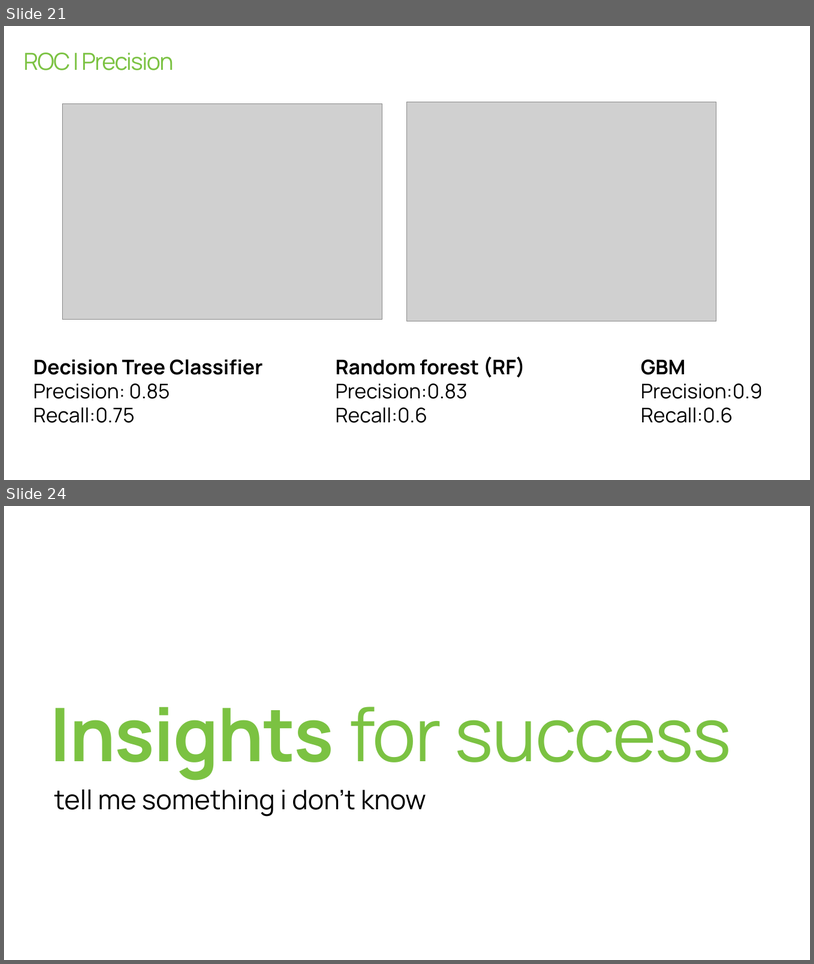
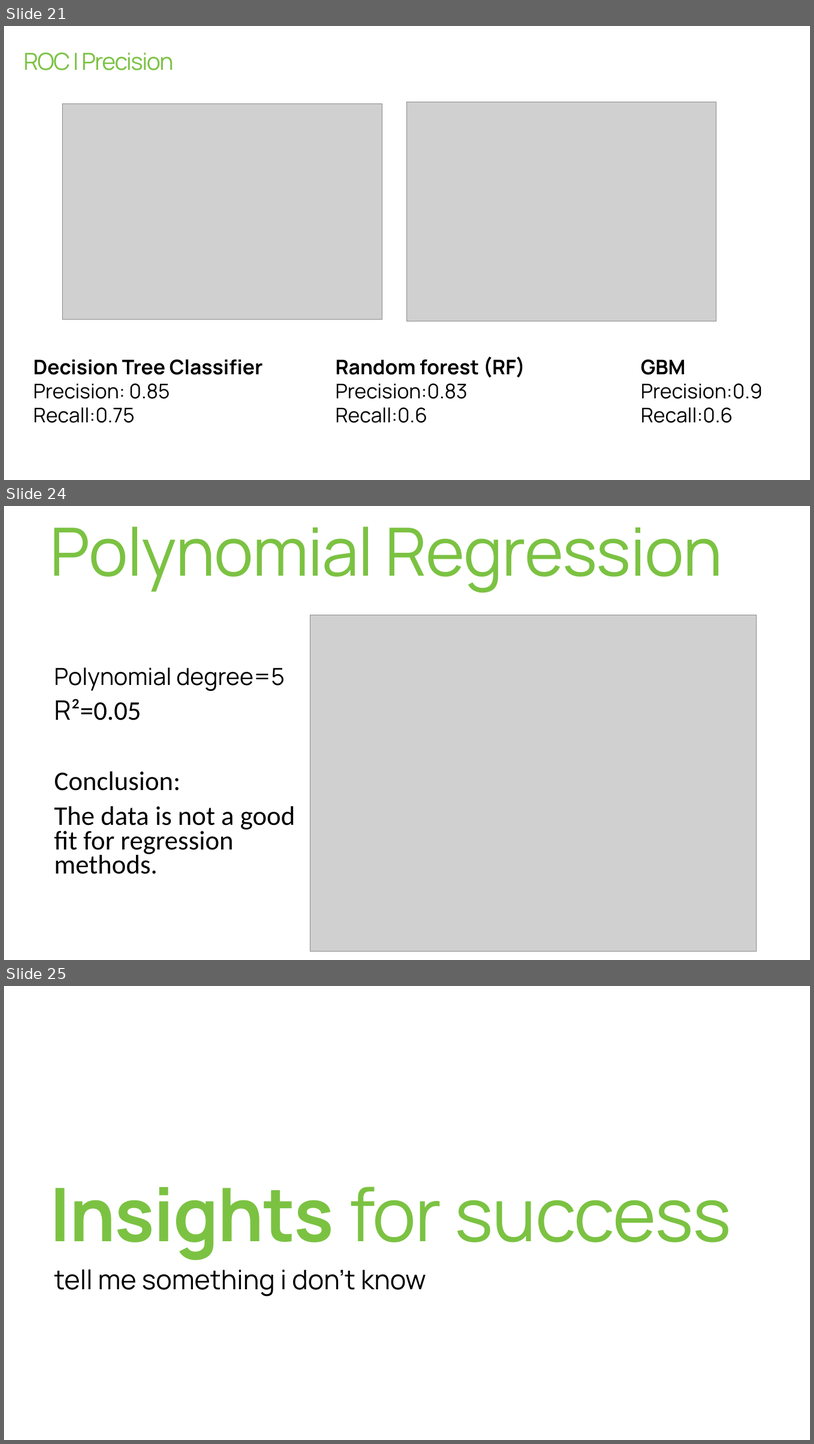
Before and after one commit to etoister/Kickstarter, a slide deck: updated KO.pptx. Shown one above the other, each under a label of ours: slides 21 and 24 before the commit, slides 21, 24 and 25 after it; the slides between them are not shown. The pictures are 814x964 and 814x1444 pixels, drawn with LibreOffice and Linux fonts; fonts in the diff are those of the drawing; grey boxes stand for pictures. Boxes give left, top, right and bottom in pixels: in the first picture for what was removed or moved away, otherwise in the second. Text is boxed around its words. In the diff, an @@ line names an element or a change of style, - is before the commit and + after.

```diff
--- a/updated KO.pptx
+++ b/updated KO.pptx
@@ slide 24 added at [4, 506, 810, 960], background #FFFFFF @@
@@ title added at [50, 526, 723, 592], 79.2 pt, text #7BC242 @@
+Polynomial Regression
@@ picture added at [311, 615, 757, 951] @@
@@ text added at [54, 667, 296, 874], 32 pt, text #000000 @@
+Polynomial degree=5
+R²=0.05
+Conclusion:
+The data is not a good fit for regression methods.
@@ what was slide 24 is now slide 25 @@
```
Also in this commit, not shown: 6 slides changed, 2 other files.
